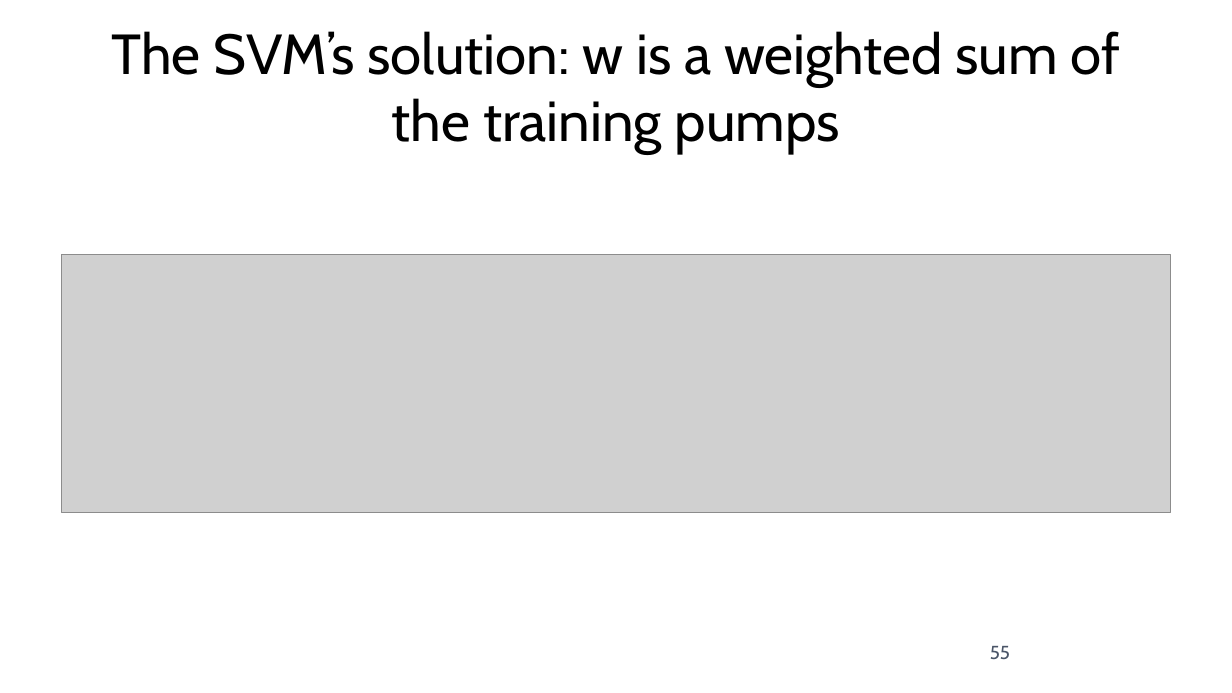
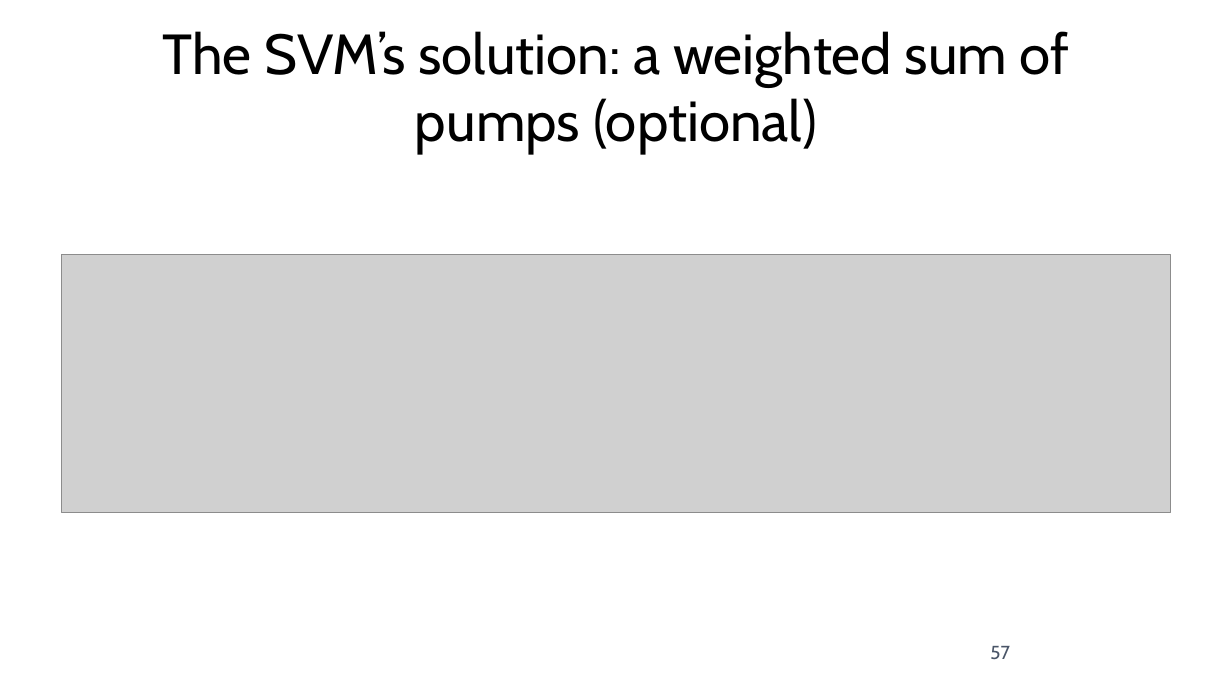
Before and after one commit to fabioantonini/technologies-for-artificial-intelligence, a slide deck: slide 57 of Lessons/06_knn_naive_bayes_svm/Slides/knn_naive_bayes_svm_slides.pptx (slide 55 before the commit). Drawn at 1232x693 pixels with LibreOffice and Linux fonts; fonts in the diff are those of the drawing; grey boxes stand for pictures; background and template pictures are left out. Boxes give left, top, right and bottom in pixels: in the first picture for what was removed or moved away, otherwise in the second. Text is boxed around its words. In the diff, an @@ line names an element or a change of style, - is before the commit and + after.

```diff
--- a/Lessons/06_knn_naive_bayes_svm/Slides/knn_naive_bayes_svm_slides.pptx
+++ b/Lessons/06_knn_naive_bayes_svm/Slides/knn_naive_bayes_svm_slides.pptx
@@ title at <box>162,31,1069,154</box>: text changed @@
-The SVM’s solution: w is a weighted sum of the training pumps
+The SVM’s solution: a weighted sum of pumps (optional)
@@ page number at <box>990,646,1010,660</box>: text changed @@
-55
+57
```
Also in this commit, not shown: 16 other slides changed, 2 slides added, 12 other files.
